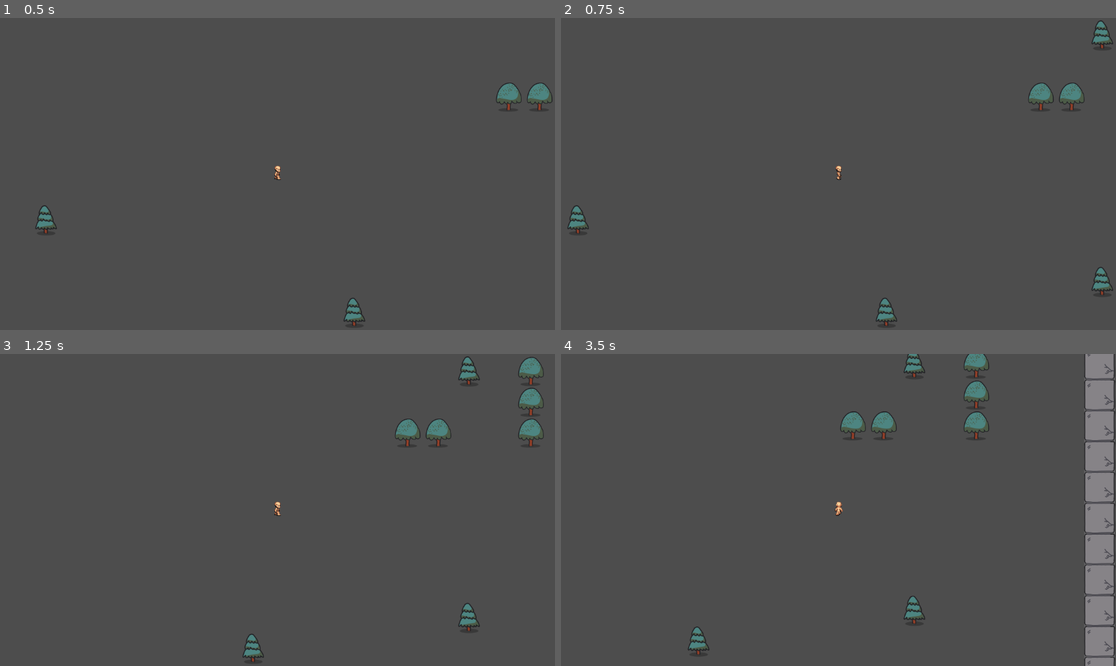
Above: before the commit, frames 1-4 (two rows, left to right).
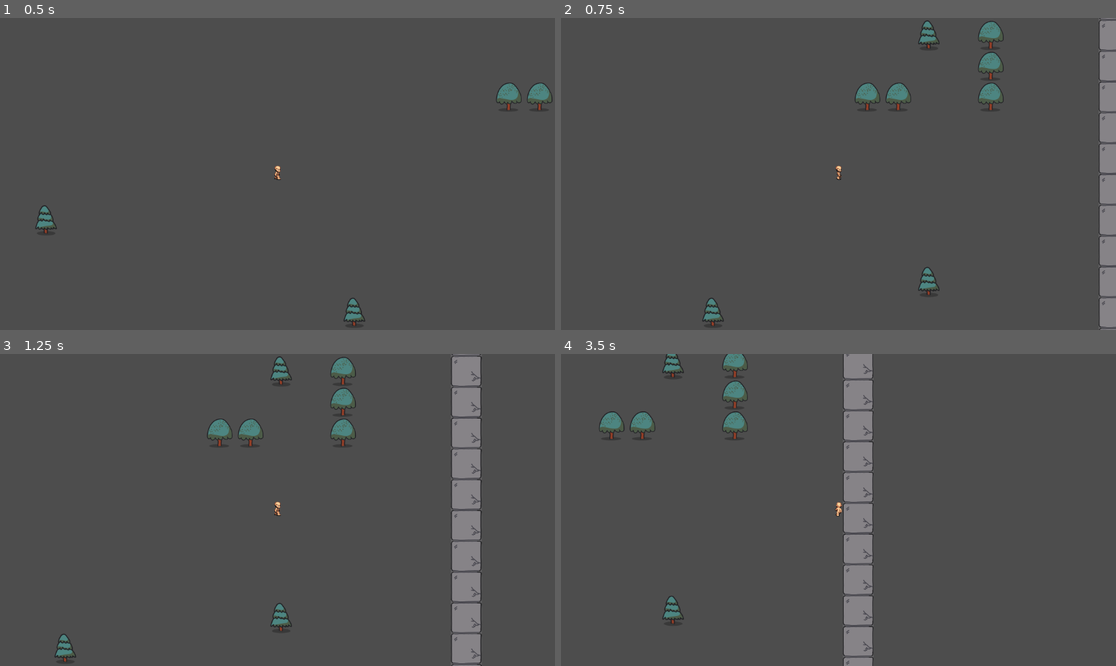
Above: after the commit, the same moments.

Repository: Dill-Lan/roguelite-test
Game: Godot game, scene res://level/test-level/Test-Level.tscn
Same seed, same stepped clock (60 frames per second), same inputs: the game is played once before the commit and once after it.
Inputs:
- Up to frame 1 (0.5 s): no input
- Up to frame 2 (0.75 s): tap Enter at 0.5 s; hold Right (ui_right) from 0.53 s (still down); hold Space (dash) from 0.53 s (still down)
- Up to frame 3 (1.25 s): keep holding Right (ui_right); keep holding Space (dash)
- Up to frame 4 (3.5 s): release Right (ui_right) at 1.28 s; release Space (dash) at 1.28 s; hold Down (ui_down) 1.28-2.03 s; tap Space (dash) at 1.35, 2.85 s; hold Right (ui_right) 2.03-2.78 s; hold Space (dash) 2.03-2.78 s; hold Up (ui_up) from 2.78 s (still down)

Frame 1 is identical in both runs. In frame 2, 5.1% of the frame differs, in the area x 1-100%, y 0-100%; in frame 3, 7.4%; in frame 4, 12%, in the area x 6-100%, y 0-100%.

Commit message:
Refactoring around abilities, and implement Dash as an ability

Diff:
--- /dev/null
+++ b/Constants.gd
@@ -0,0 +1,3 @@
+class_name Constants
+
+const PLAYER_SPEED = 300.0
--- a/ability/Ability.gd
+++ b/ability/Ability.gd
@@ -6,6 +6,12 @@
 func _init(_type: Type, _metadata: AbilityMetadata):
 	type = _type
 	metadata = _metadata
+
+func execute(player: CharacterBody2D):
+	pass # Override this in extending classes.
+
+func cycle(player: CharacterBody2D, delta: float):
+	pass # Override this in extending classes.
 
 enum Tier {
 	Common,
--- a/ability/AbilityRegister.gd
+++ /dev/null
@@ -1,26 +0,0 @@
-class_name AbilityRegister
-
-var abilities = {}
-var cooldowns = {}
-
-func register_ability(type: Ability.Type, metadata: AbilityMetadata):
-	var ability = Ability.new(type, metadata)
-	abilities[type] = ability
-
-func get_ability(type: Ability.Type):
-	return abilities.get(type)
-
-func start_cooldown(ability: Ability):
-	cooldowns[ability.type] = ability.metadata.cooldown
-
-func is_on_cooldown(type: Ability.Type):
-	return cooldowns.has(type) and cooldowns[type] > 0
-
-func get_remaining_cooldown(type: Ability.Type):
-	return cooldowns[type] if cooldowns.has(type) else -1
-
-func process_cooldown(delta):
-	for ability in cooldowns.keys():
-		cooldowns[ability] -= delta
-		if cooldowns[ability] <= 0:
-			cooldowns.erase(ability)
--- /dev/null
+++ b/ability/AbilityRegistry.gd
@@ -0,0 +1,28 @@
+class_name AbilityRegistry
+
+var abilities = {}
+var cooldowns = {}
+
+func register_ability(ability: Ability):
+	abilities[ability.type] = ability
+
+func get_ability(type: Ability.Type):
+	return abilities.get(type)
+
+func execute(player: CharacterBody2D, ability: Ability):
+	cooldowns[ability.type] = ability.metadata.cooldown
+	ability.execute(player)
+
+func is_on_cooldown(type: Ability.Type):
+	return cooldowns.has(type) and cooldowns[type] > 0
+
+func get_remaining_cooldown(type: Ability.Type):
+	return cooldowns[type] if cooldowns.has(type) else -1
+
+func cycle(player: CharacterBody2D, delta: float):
+	for type in abilities.keys():
+		if cooldowns.has(type):
+			cooldowns[type] -= delta
+			if cooldowns[type] <= 0:
+				cooldowns.erase(type)
+		abilities[type].cycle(player, delta)
--- /dev/null
+++ b/ability/data/Dash.gd
@@ -0,0 +1,18 @@
+class_name Dash extends Ability
+
+const _DASH_SPEED_MULTIPLIER = 7
+
+var _dash_time_remaining = 0.0
+
+func _init(_type: Ability.Type, _metadata: AbilityMetadata):
+	super(_type, _metadata)
+
+func execute(player: CharacterBody2D):
+	_dash_time_remaining = 0.2
+	pass
+
+func cycle(player: CharacterBody2D, delta: float):
+	if _dash_time_remaining > 0:
+		_dash_time_remaining -= delta
+		player.velocity = player.velocity.normalized() * Constants.PLAYER_SPEED * _DASH_SPEED_MULTIPLIER
+	pass
--- a/player/Player.gd
+++ b/player/Player.gd
@@ -1,28 +1,25 @@
 extends CharacterBody2D
 
-const SPEED = 300.0
-const JUMP_VELOCITY = -400.0
+@onready var _animated_sprite = $AnimatedSprite2D
+var _ability_register = AbilityRegistry.new()
 
-@onready var _animated_sprite = $AnimatedSprite2D
-var _ability_register = AbilityRegister.new()
-
-# Get the gravity from the project settings to be synced with RigidBody nodes.
 var gravity = ProjectSettings.get_setting("physics/2d/default_gravity")
 
 func _ready():
-	_ability_register.register_ability(Ability.Type.Dash, AbilityMetadata.new(Ability.Tier.Common, 1, 4))
+	_ability_register.register_ability(
+		Dash.new(Ability.Type.Dash, AbilityMetadata.new(Ability.Tier.Common, 1, 2))
+	)
 
 func _physics_process(delta):
-	_ability_register.process_cooldown(delta)
 	var v = Vector2()
 	v.x = Input.get_action_strength("ui_right") - Input.get_action_strength("ui_left")
 	v.y = Input.get_action_strength("ui_down") - Input.get_action_strength("ui_up")
-	#print("X: %s | Y: %s" % [str(v.x), str(v.y)])
-	velocity = v.normalized() * SPEED
+	velocity = v.normalized() * Constants.PLAYER_SPEED
 
-	if Input.get_action_raw_strength("dash") > 0:
+	if Input.get_action_raw_strength("dash") > 0 and (v.x != 0  or v.y != 0):
 		_use_ability(Ability.Type.Dash)
 
+	_ability_register.cycle(self, delta)
 	move_and_slide()
 
 func _process(_delta):
@@ -44,9 +41,11 @@
 func _use_ability(type: Ability.Type):
 	var ability = _ability_register.get_ability(type)
 	if not ability:
-		return
+		return false
 	if _ability_register.is_on_cooldown(type):
 		print("Ability is on cooldown. Remaining: %s" % _ability_register.get_remaining_cooldown(type))
+		return false
 	else:
 		print("Start cooldown")
-		_ability_register.start_cooldown(ability)
+		_ability_register.execute(self, ability)
+		return true
